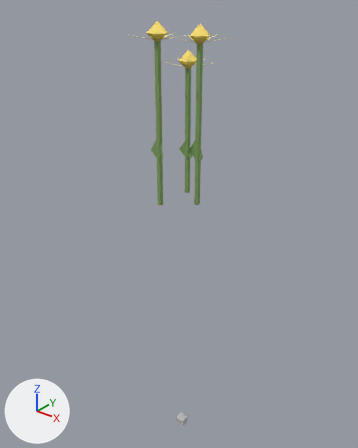
Renders of the glTF model projects/rv/assets/models/rv/rv_flower_yellow.gltf from each side of a commit.
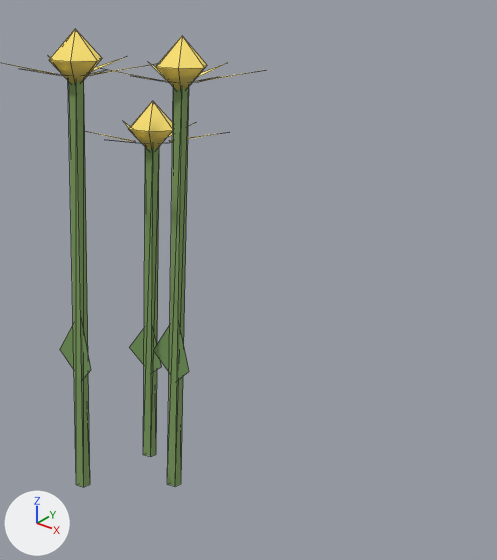
Old and new are each drawn whole from a camera (50 mm lens) standing at (0.573, -0.729, 0.405) and looking at (-0.036, 0.033, -0.067) and again close up on the part from 35% to 91% of the width and 2% to 52% of the height. The axes (+X, +Y, +Z) are drawn at lower left. The lights are the same throughout. The older version's two pictures come first. The close-ups show mesh edges as thin lines. Vertices at exactly the same position are counted once.

Script lines for the objects in view, before the commit:
```python
me_rv_floweryellow = bpy.data.meshes.new('RV_FlowerYellow')
me_rv_floweryellow.from_pydata(...)  # 122 vertices, 108 faces; spans x -0.089..0.073, y -0.087..0.119, z -0.61..0.347
# faces by material slot: [12, 36, 6, 18, 36]
me_rv_floweryellow.materials.append(mat_veg_default)  # grey #bcbcbc
me_rv_floweryellow.materials.append(mat_veg_flower_yellow_stem)  # green #81a261
me_rv_floweryellow.materials.append(mat_veg_flower_yellow_leaf)  # green #799e5d
me_rv_floweryellow.materials.append(mat_veg_flower_yellow_petal_yellow)  # yellow #f9e686
me_rv_floweryellow.materials.append(mat_veg_flower_yellow_flower_center)  # yellow #f9df6f
ob_rv_floweryellow = bpy.data.objects.new('RV_FlowerYellow', me_rv_floweryellow)
ob_rv_floweryellow.location = (0.0, 0.0, 0.0)
```
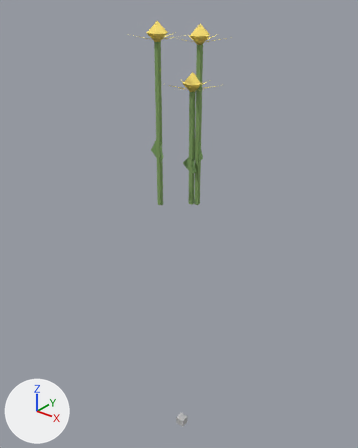
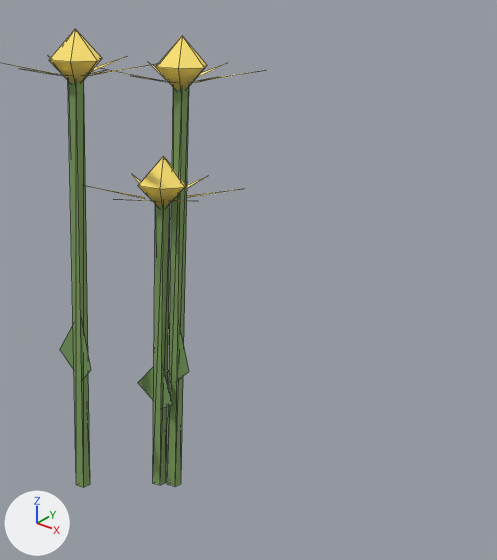
The change in detail:
me_rv_floweryellow is used by ob_rv_floweryellow; location (0.0, 0.0, 0.0).
me_rv_floweryellow had 122 vertices, 108 faces and spanned x -0.089..0.073, y -0.087..0.119, z -0.61..0.347.
me_rv_floweryellow now has 122 vertices, 108 faces and spans x -0.089..0.073, y -0.087..0.081, z -0.61..0.347.
me_rv_floweryellow part 1: the loose piece of 8 vertices spanning x -0.038..-0.03, y 0.055..0.063, z 0.0..0.262 is scaled about its middle by (1, 1, 1.21), then moved by (-0.003, -0.086, 0.028).
me_rv_floweryellow part 2: the loose piece of 8 vertices spanning x -0.041..-0.033, y -0.031..-0.023, z 0.0..0.317 is scaled about its middle by (1, 1, 0.986), then moved by (0.058, 0.048, -0.002).
me_rv_floweryellow part 3: the loose piece of 8 vertices spanning x 0.017..0.025, y 0.017..0.025, z 0.0..0.313 is scaled about its middle by (1, 1, 0.737), then moved by (-0.011, -0.006, -0.041).
me_rv_floweryellow part 4: the loose piece of 4 vertices spanning x -0.066..-0.012, y -0.044..-0.019, z 0.089..0.146 is moved by (0.058, 0.048, -0.002).
me_rv_floweryellow part 5: the loose piece of 8 vertices spanning x -0.054..-0.014, y 0.042..0.076, z 0.252..0.292 is moved by (-0.003, -0.086, 0.055).
me_rv_floweryellow part 6: the loose piece of 8 vertices spanning x -0.057..-0.017, y -0.044..-0.01, z 0.307..0.347 is moved by (0.058, 0.048, -0.005).
me_rv_floweryellow part 7: the loose piece of 8 vertices spanning x 0.001..0.041, y 0.004..0.038, z 0.303..0.343 is moved by (-0.011, -0.006, -0.082).
me_rv_floweryellow part 8: 18 of the vertices in x -0.032..0.073, y -0.039..0.081, z 0.313..0.321 are moved by (-0.011, -0.006, -0.082).
me_rv_floweryellow part 9: 18 of the vertices in x -0.087..0.019, y -0.001..0.119, z 0.262..0.27 are moved by (-0.003, -0.086, 0.055).
me_rv_floweryellow part 10: 18 of the vertices in x -0.089..0.016, y -0.087..0.033, z 0.317..0.325 are moved by (0.058, 0.048, -0.005).
Part 11, on me_rv_floweryellow:
Vertex 32 of me_rv_floweryellow moves from (-0.034, 0.059, 0.073) to (-0.037, -0.027, 0.089).
Vertex 33 of me_rv_floweryellow moves from (-0.009, 0.042, 0.089) at pixel (161, 366) to (-0.012, -0.044, 0.108) at pixel (91, 369).
Vertex 34 of me_rv_floweryellow moves from (-0.034, 0.059, 0.121) to (-0.037, -0.027, 0.146).
Vertex 35 of me_rv_floweryellow moves from (-0.063, 0.067, 0.089) at pixel (129, 347) to (-0.066, -0.019, 0.108) at pixel (59, 349).
Vertex 40 of me_rv_floweryellow moves from (0.021, 0.021, 0.088) to (0.01, 0.015, 0.065).
Vertex 41 of me_rv_floweryellow moves from (0.046, 0.004, 0.106) at pixel (189, 371) to (0.035, -0.002, 0.078) at pixel (172, 404).
Vertex 42 of me_rv_floweryellow moves from (0.021, 0.021, 0.144) to (0.01, 0.015, 0.106).
Vertex 43 of me_rv_floweryellow moves from (-0.008, 0.029, 0.106) at pixel (153, 350) to (-0.019, 0.023, 0.078) at pixel (137, 382).

Pixel boxes [x1, y1, x2, y2] of what changed, in the close-ups (497 x 560 px; the box of a moved part takes in the faces that stretch with it):
part 1 of me_rv_floweryellow, moved or reshaped
    before: [143, 147, 159, 457]
    after: [68, 80, 90, 487]
part 2 of me_rv_floweryellow, moved or reshaped
    before: [68, 80, 90, 487]
    after: [167, 87, 189, 486]
part 3 of me_rv_floweryellow, moved or reshaped
    before: [167, 87, 189, 486]
    after: [153, 204, 170, 485]
part 4 of me_rv_floweryellow, moved or reshaped
    before: [60, 324, 91, 379]
    after: [153, 324, 189, 380]
part 5 of me_rv_floweryellow, moved or reshaped
    before: [129, 101, 173, 150]
    after: [49, 29, 102, 83]
part 6 of me_rv_floweryellow, moved or reshaped
    before: [49, 29, 102, 83]
    after: [156, 36, 207, 90]
part 7 of me_rv_floweryellow, moved or reshaped
    before: [156, 36, 207, 90]
    after: [138, 156, 188, 206]
part 8 of me_rv_floweryellow, moved or reshaped
    before: [100, 62, 264, 83]
    after: [89, 176, 240, 201]
part 9 of me_rv_floweryellow, moved or reshaped
    before: [86, 122, 221, 144]
    after: [3, 56, 153, 76]
part 10 of me_rv_floweryellow, moved or reshaped
    before: [3, 56, 153, 76]
    after: [100, 62, 264, 83]
part 11 of me_rv_floweryellow, moved or reshaped
    before: [130, 324, 189, 380]
    after: [60, 324, 173, 408]
